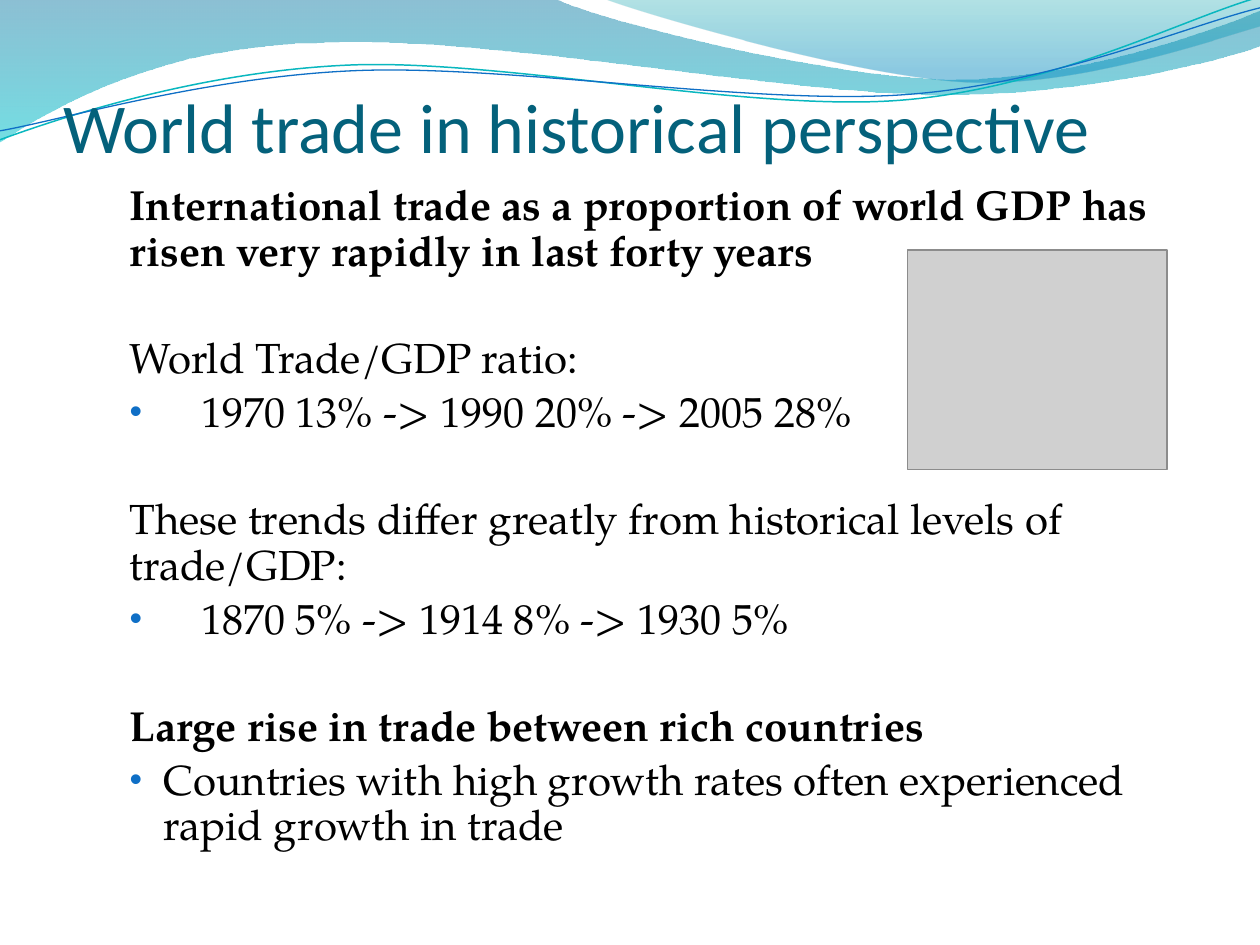
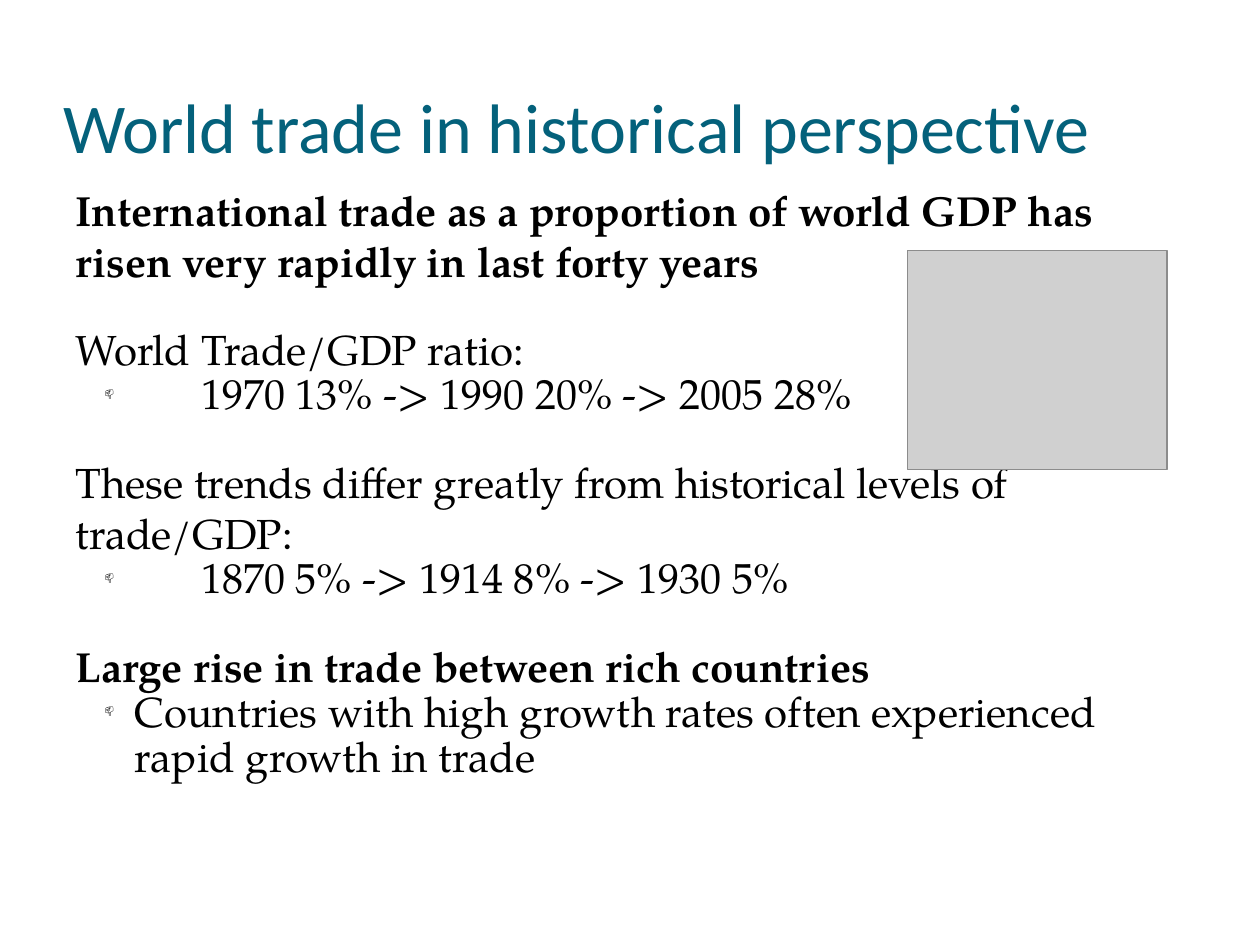
Before and after one commit to muff1nman/ClassNotes, a slide deck: slide 3 of Econ/PPT/S13_Lecture_21.pptx. Drawn at 1260x945 pixels with LibreOffice and Linux fonts; fonts in the diff are those of the drawing; grey boxes stand for pictures; background and template pictures are left out. Boxes give left, top, right and bottom in pixels: in the first picture for what was removed or moved away, otherwise in the second. Text is boxed around its words. In the diff, an @@ line names an element or a change of style, - is before the commit and + after.

```diff
--- a/Econ/PPT/S13_Lecture_21.pptx
+++ b/Econ/PPT/S13_Lecture_21.pptx
@@ freeform shape removed at bbox=[0, 0, 1260, 142] @@
@@ freeform shape removed at bbox=[0, 0, 1260, 147] @@
@@ freeform shape removed at bbox=[0, 8, 1260, 141] @@
@@ freeform shape removed at bbox=[604, 0, 1260, 87] @@
@@ text "International trade as a proportion ..." at bbox=[75, 195, 1096, 784]: list level 2 to 1 in "International trade as a proportion ..."; line spacing 0.9 to 1; list level 2 to 1 in "World Trade/GDP ratio:"; bullet • to 📫; less space between paragraphs; list level 2 to 1 in "These trends differ greatly from ..."; list level 2 to 1 in "Large rise in trade between ..." @@
```
Also in this commit, not shown: 20 other slides changed, 11 other files.
